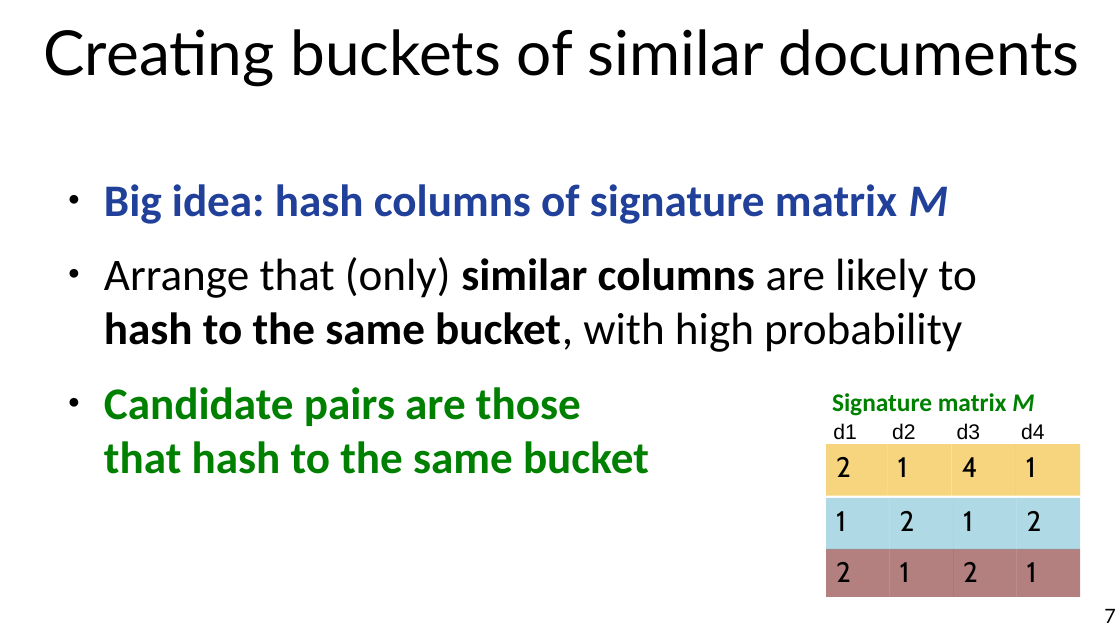
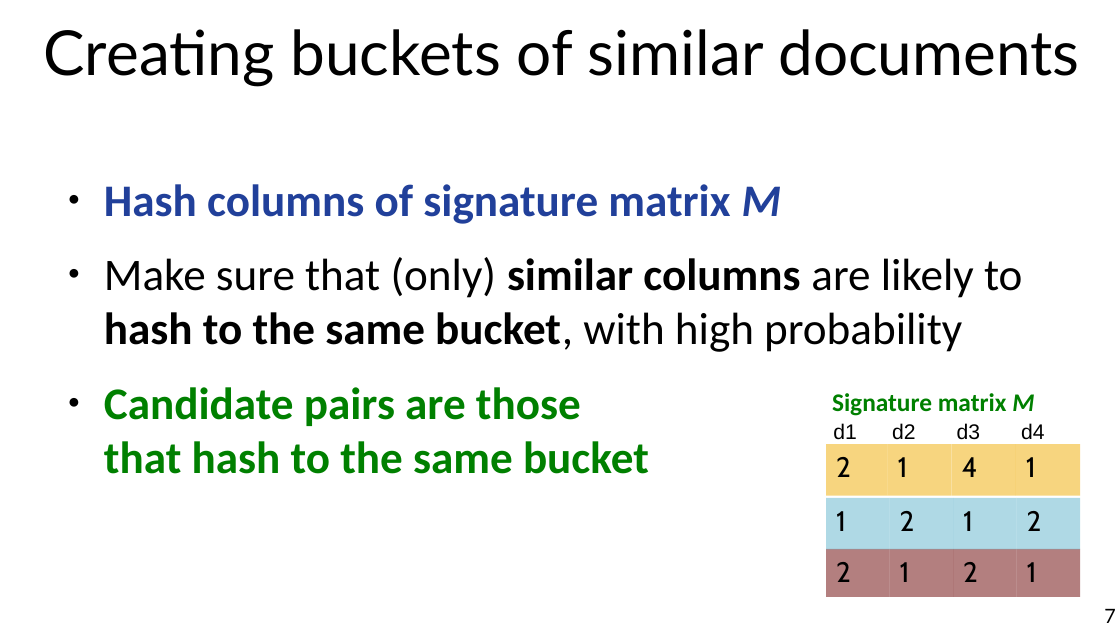
Before and after one commit to chatox/data-mining-course, a slide deck: slide 7 of theory/odp/tt09_locality_sensitive_hashing.odp. Drawn at 1120x630 pixels with LibreOffice and Linux fonts; fonts in the diff are those of the drawing. Boxes give left, top, right and bottom in pixels: in the first picture for what was removed or moved away, otherwise in the second. Text is boxed around its words. In the diff, an @@ line names an element or a change of style, - is before the commit and + after.

```diff
--- a/theory/odp/tt09_locality_sensitive_hashing.odp
+++ b/theory/odp/tt09_locality_sensitive_hashing.odp
@@ text at [104,184,1022,352]: text changed @@
-● Big idea: hash columns of signature matrix M
-● Arrange that (only) similar columns are likely to hash to the same bucket, with high probability
+● Hash columns of signature matrix M
+● Make sure that (only) similar columns are likely to hash to the same bucket, with high probability
```
Also in this commit, not shown: 4 other slides changed, 5 other files.
